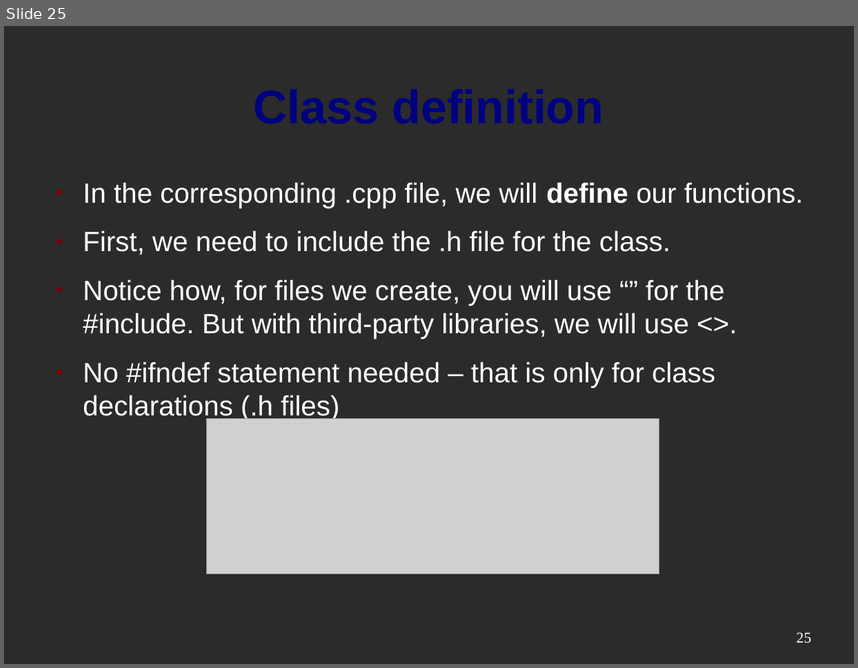
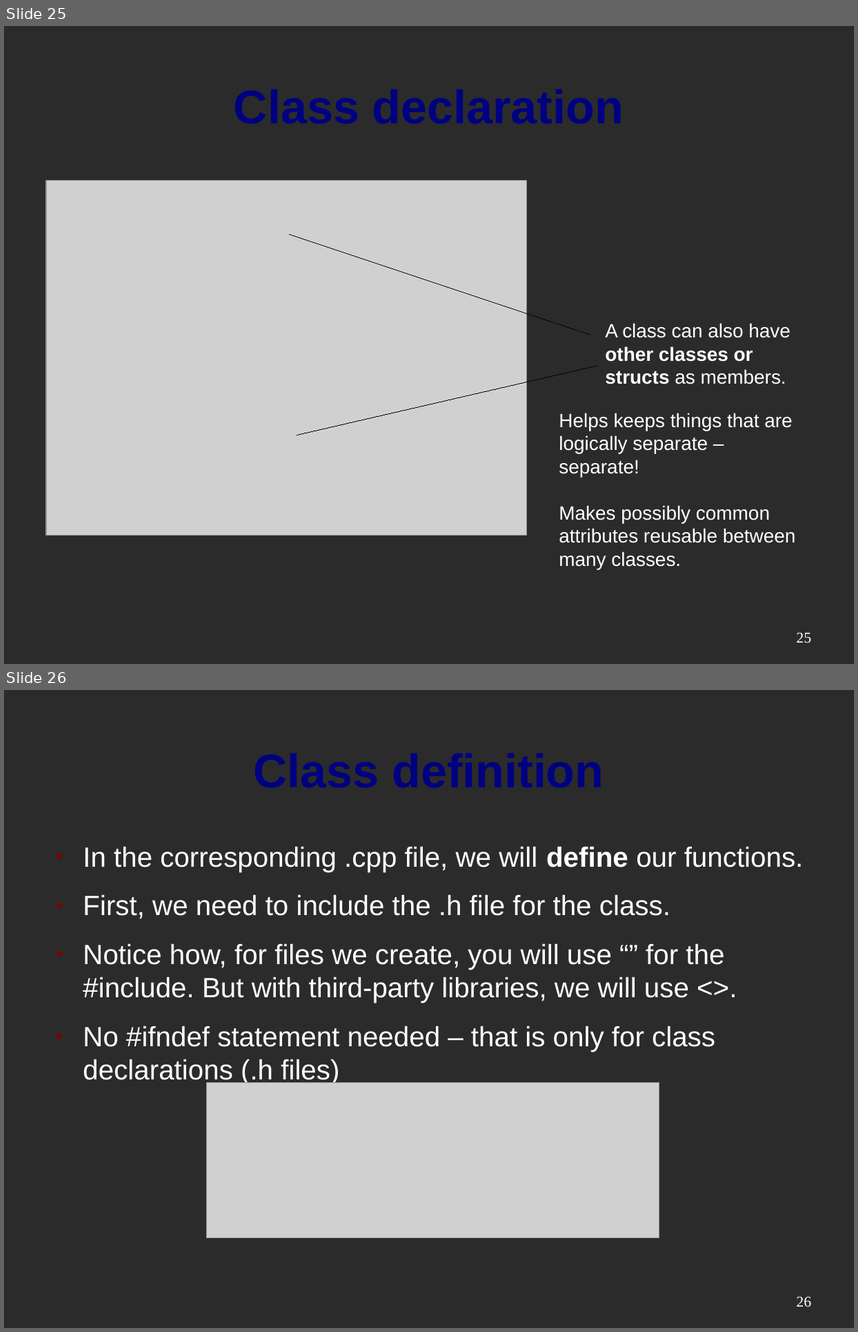
Before and after one commit to mactwist555/CPP-Course, a slide deck: Week 03/1 Classes.odp. Shown one above the other, each under a label of ours: slide 25 before the commit, slides 25 and 26 after it. The pictures are 858x668 and 858x1332 pixels, drawn with LibreOffice and Linux fonts; fonts in the diff are those of the drawing; grey boxes stand for pictures; background and template pictures are left out; a plain dark background stands for a picture behind light text. Boxes give left, top, right and bottom in pixels: in the first picture for what was removed or moved away, otherwise in the second. Text is boxed around its words. In the diff, an @@ line names an element or a change of style, - is before the commit and + after.

Commit message:
Class Tools presentation

```diff
--- a/Week 03/1 Classes.odp
+++ b/Week 03/1 Classes.odp
@@ slide 25 added at (4,26,854,664), background picture (left out) @@
@@ title added at (46,52,812,158), 44 pt, text #000080, bold @@
+Class declaration
@@ picture added at (46,181,527,535) @@
@@ line added from (290, 234) to (590, 334), #000000 0 pt @@
@@ text added at (605,323,791,384), 18 pt, text #FFFFFF @@
+A class can also have other classes or structs as members.
@@ line added from (297, 435) to (598, 365), #000000 0 pt @@
@@ text added at (559,412,796,569), 18 pt, text #FFFFFF @@
+Helps keeps things that are logically separate – separate!
+Makes possibly common attributes reusable between many classes.
@@ page number added at (796,632,811,643), 14 pt, text #FFFFFF @@
+25
@@ what was slide 25 is now slide 26 @@
@@ page number at (796,1296,811,1306): text changed @@
-25
+26
```
Also in this commit, not shown: 1 slide changed, 1 other file.
